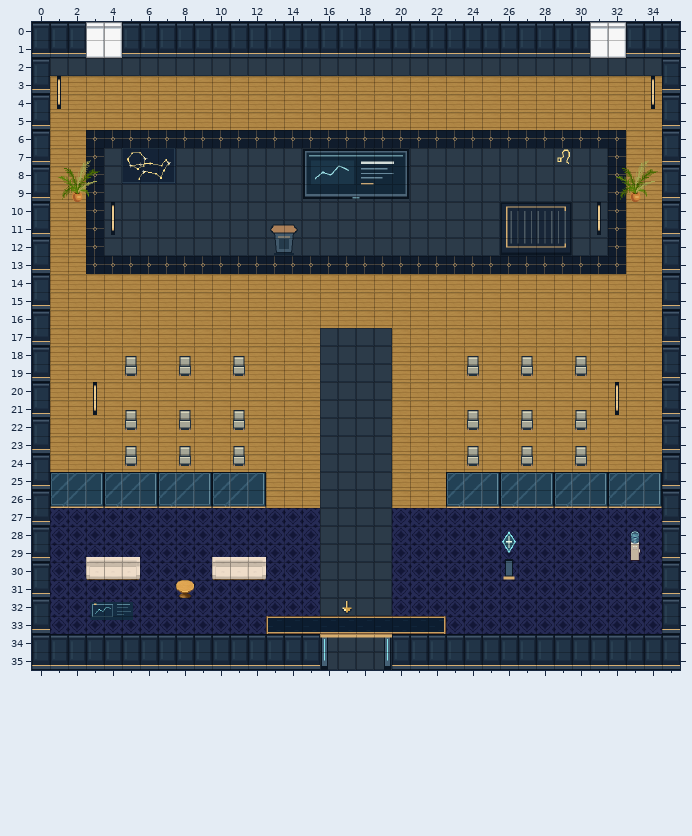
Tiled map (JSON): maps/preview/speaker-leo.tmj. Above: the version before the commit.
Cells are 32x32 px. Shown: x 0..35, y 0..35.
The same view after the edit:
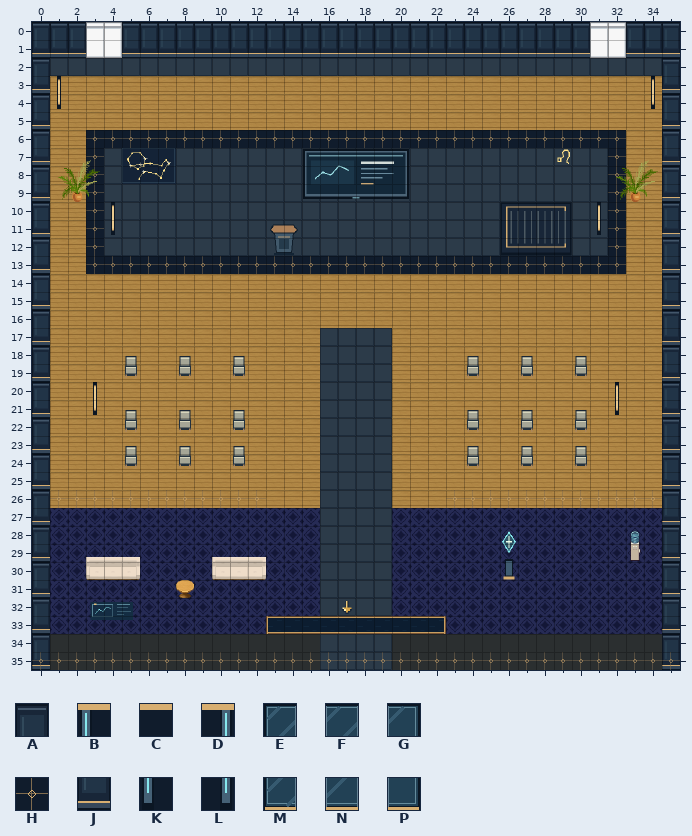
Key: from "art-0": A 0, B 1, C 2, D 4, E 9, F 10, G 11, H 15, J 16, K 17, L 20, M 25, N 26, P 27.
_ is an empty cell.
What changed:
Layer "scenery-belowAvatar-0":
Tile H now appears in row 26 at x 1 to 12 and 23 to 34; in row 35 at x 16 to 19.
Layer "scenery-belowAvatar-2":
Tile J now appears in row 35 at x 0 and 35.
Layer "scenery-belowAvatar-3":
Tile H now appears in row 35 at x 0 to 15 and 20 to 35.
Layer "scenery-aboveAvatar-0" (removed):
The author cleared the tile that lay hidden in row 35 at x 0 and 35.
The author cleared tile B in row 34 at x 16.
The author cleared tile C in row 34 at x 17 to 18.
The author cleared tile D in row 34 at x 19.
The author cleared tile E in row 25 at x 1, 4, 7, 10, 23, 26, 29 and 32.
The author cleared tile F in row 25 at x 2, 5, 8, 11, 24, 27, 30 and 33.
The author cleared tile G in row 25 at x 3, 6, 9, 12, 25, 28, 31 and 34.
The author cleared tile K in row 35 at x 16.
The author cleared tile L in row 35 at x 19.
The author cleared tile M in row 26 at x 1, 4, 7, 10, 23, 26, 29 and 32.
The author cleared tile N in row 26 at x 2, 5, 8, 11, 24, 27, 30 and 33.
The author cleared tile P in row 26 at x 3, 6, 9, 12, 25, 28, 31 and 34.
Layer "scenery-aboveAvatar-1" (removed):
The author cleared tile A in row 34 at x 1 to 15 and 20 to 34.
The author cleared tile J in row 35 at x 0 to 15 and 20 to 35.
Boxes around the changes in both pictures, in picture pixels (x1, y1, x2, y2):
changed: (50, 472, 266, 508)
changed: (446, 472, 662, 508)
changed: (32, 634, 680, 670)
